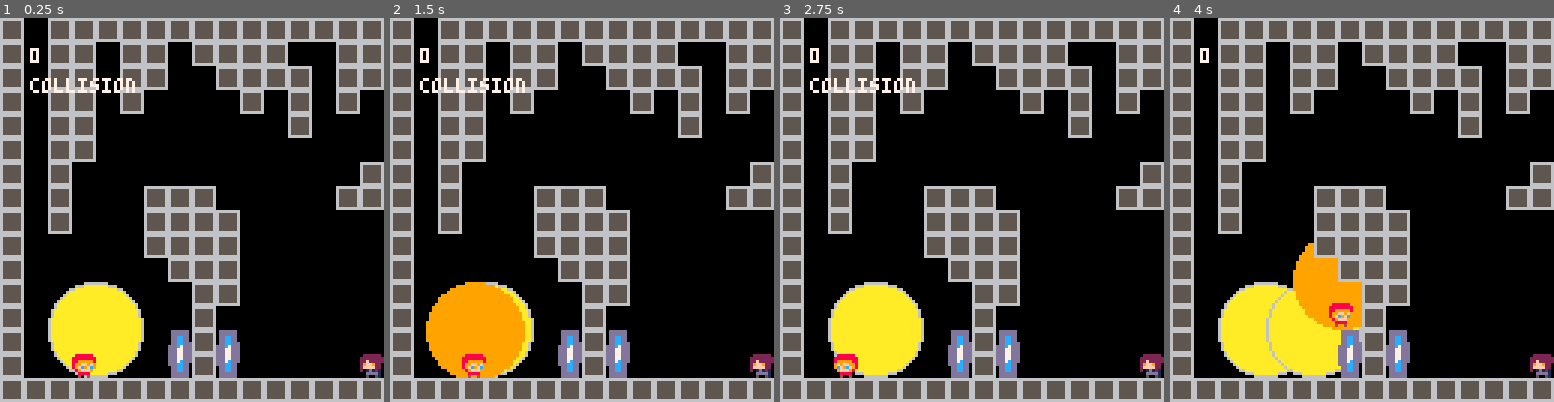
Above: before the commit, frames 1-4 (left to right).
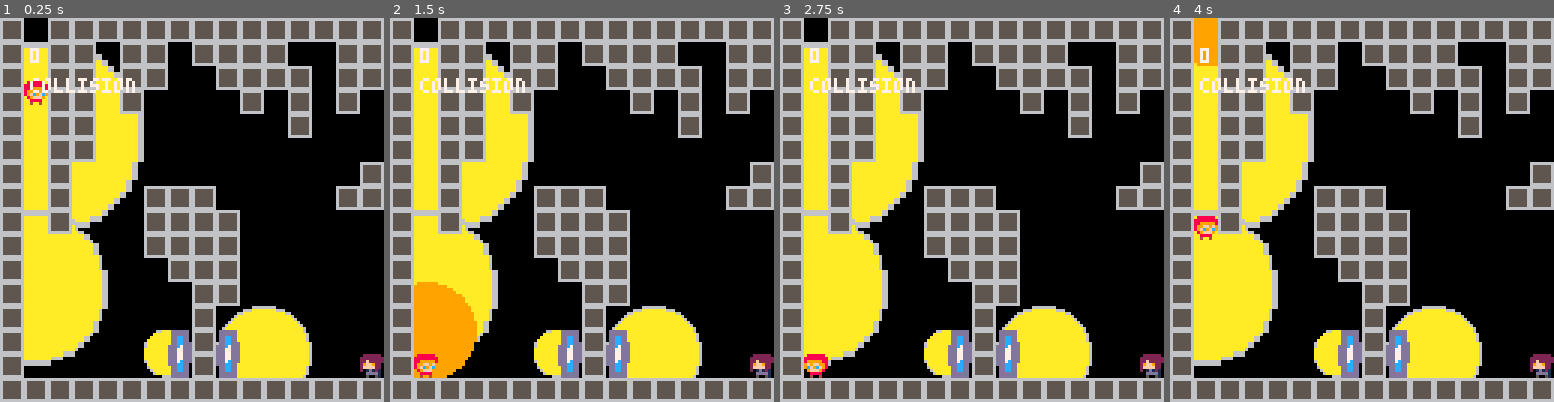
Above: after the commit, the same moments.

Repository: GoutteDooo/Lulu-s-Quest-PICO
Game: PICO-8 cartridge lulu.p8
The game is run twice, just before and just after one commit, with the same random seed, the same clock (stepped at 60 frames per second) and the same inputs.
Inputs:
- Up to frame 1 (0.25 s): no input
- Up to frame 2 (1.5 s): tap O (Z key) at 0.33, 0.7, 1.43 s; tap X (X key) at 1.07 s
- Up to frame 3 (2.75 s): hold Left 1.97-2.37 s; tap X (X key) at 2.07, 2.4, 2.73 s; tap O (Z key) at 2.22 s; hold Down from 2.42 s (still down)
- Up to frame 4 (4 s): release Down at 2.82 s; hold Right 2.87-3.53 s; tap X (X key) at 3.07, 3.4, 3.73 s; tap O (Z key) at 3.1, 3.98 s; hold Up from 3.58 s (still down)

The runs differ from the first frame. In frame 1, 19% of the frame differs, in the area x 6-82%, y 6-94%; in frame 2, 19%; in frame 3, 19%; in frame 4, 22%, in the area x 6-82%, y 0-94%.

Commit message:
chore: remise en forme du 1er niveau apres tests collisions light

Diff:
--- a/lulu.p8
+++ b/lulu.p8
@@ -32,8 +32,8 @@
 
 function init_player()
 	pl = {
-		x = 3 * 8,
-		y = 14 * 8,
+		x = 1 * 8,
+		y = 2 * 8,
 		h = 8,
 		w = 8,
 		dx = 0,
@@ -186,11 +186,11 @@
 		color = 9
 	}
 	lights = {}
-	create_light(2 * 8, 11 * 8, 32)
-	-- create_light(-2 * 8, 1 * 8, 64)
-	-- create_light(-2 * 8, 8 * 8, 52)
-	-- create_light(6 * 8, 13 * 8, 16)
-	-- create_light(10 * 8, 12 * 8, 32)
+	-- create_light(2 * 8, 11 * 8, 32)
+	create_light(-2 * 8, 1 * 8, 64)
+	create_light(-2 * 8, 8 * 8, 52)
+	create_light(6 * 8, 13 * 8, 16)
+	create_light(9 * 8, 12 * 8, 32)
 end
 
 function update_light()
@@ -258,10 +258,7 @@
 function draw_lights()
 	foreach(
 		lights, function(l)
-			-- circfill(l.x, l.y, l.radius + 1, 6)
-			-- circfill(l.x, l.y, l.radius, l.color)
 			sspr(12 * 8, 0, l.w, l.h, l.x, l.y, l.radius, l.radius)
-			-- spr(12, l.x, l.y, l.w / 8, l.h / 8)
 		end
 	)
 end
@@ -315,10 +312,10 @@
 --helper functions
 
 function debug_print()
-	-- if sqrt((pl.x + 4 - lights[1].x - 16) ^ 2 + (pl.y - lights[1].y - 16) ^ 2) < lights[1].radius / 2 then
-	if collision_light(pl, lights[1]) then
-		print("collision", 10, 20, 7)
-		-- circfill(lights[1].x + 16, lights[1].y + 16, lights[1].radius / 2, 9)
+	for l in all(lights) do
+		if collision_light(pl, l) then
+			print("collision", 10, 20, 7)
+		end
 	end
 end
 
@@ -331,7 +328,7 @@
 end
 
 function collision_light(p, l)
-	result = sqrt((p.x + 4 - l.x - l.radius / 2) ^ 2 + (p.y - l.y - l.radius / 2) ^ 2) < l.radius / 2
+	result = sqrt((p.x + p.h / 2 - l.x - l.radius / 2) ^ 2 + (p.y - l.y - l.radius / 2) ^ 2) < l.radius / 2
 	return result
 end
 
